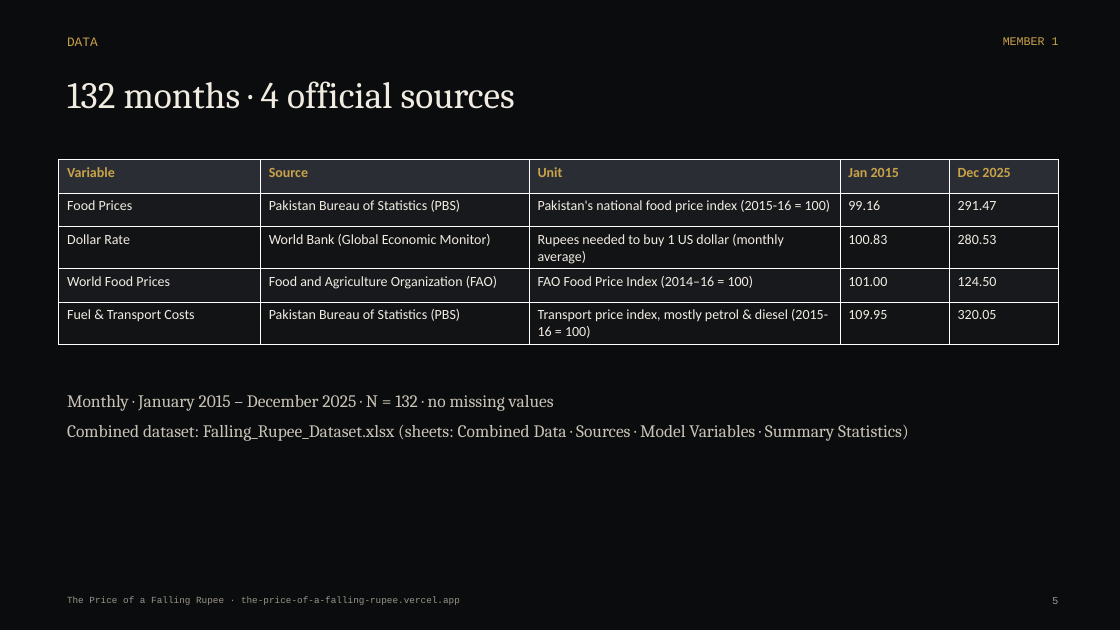
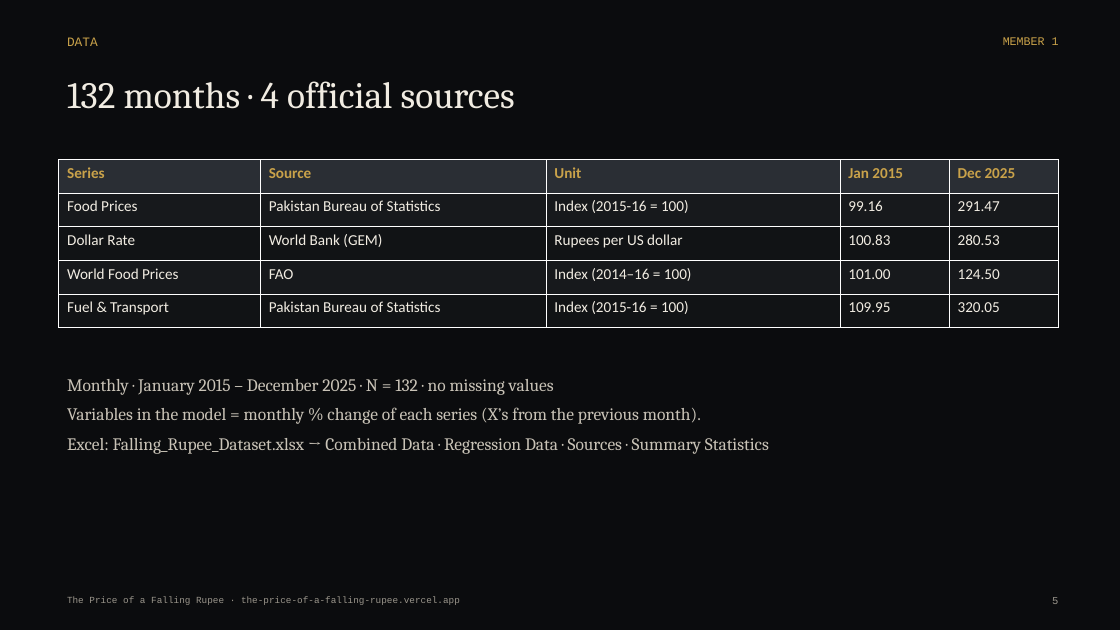
Before and after one commit to ruufaayl/fallingrupee, a slide deck: slide 5 of presentation/The_Price_of_a_Falling_Rupee_Deck.pptx. Drawn at 1120x630 pixels with LibreOffice and Linux fonts; fonts in the diff are those of the drawing. Boxes give left, top, right and bottom in pixels: in the first picture for what was removed or moved away, otherwise in the second. Text is boxed around its words. In the diff, an @@ line names an element or a change of style, - is before the commit and + after.

```diff
--- a/presentation/The_Price_of_a_Falling_Rupee_Deck.pptx
+++ b/presentation/The_Price_of_a_Falling_Rupee_Deck.pptx
@@ table at (59,160,1059,328) @@
-row 1, column 1: Variable
+row 1, column 1: Series
-row 2, column 2: Pakistan Bureau of Statistics (PBS)
+row 2, column 2: Pakistan Bureau of Statistics
-row 2, column 3: Pakistan's national food price index (2015-16 = 100)
+row 2, column 3: Index (2015-16 = 100)
-row 3, column 2: World Bank (Global Economic Monitor)
+row 3, column 2: World Bank (GEM)
-row 3, column 3: Rupees needed to buy 1 US dollar (monthly average)
+row 3, column 3: Rupees per US dollar
-row 4, column 2: Food and Agriculture Organization (FAO)
+row 4, column 2: FAO
-row 4, column 3: FAO Food Price Index (2014–16 = 100)
+row 4, column 3: Index (2014–16 = 100)
-row 5: Fuel & Transport Costs | Pakistan Bureau of Statistics (PBS) | Transport price index, mostly petrol & diesel (2015-16 = 100) | 109.95 | 320.05
+row 5: Fuel & Transport | Pakistan Bureau of Statistics | Index (2015-16 = 100) | 109.95 | 320.05
@@ size 12 to 13 pt in "Source", "Unit", "Jan 2015", "Dec 2025" and 11 more places @@
@@ text "Monthly · January 2015 – ...": place and size @@
-text "Monthly · January 2015 – ..." at (67,395,909,441)
+text "Monthly · January 2015 – ..." at (67,379,769,454)
@@ text at (67,407,769,454): text changed @@
-Combined dataset: Falling_Rupee_Dataset.xlsx (sheets: Combined Data · Sources · Model Variables · Summary Statistics)
+Variables in the model = monthly % change of each series (X’s from the previous month).
+Excel: Falling_Rupee_Dataset.xlsx → Combined Data · Regression Data · Sources · Summary Statistics
```
Also in this commit, not shown: 15 other slides changed, 4 slides added, 3 slides removed, 34 other files.
